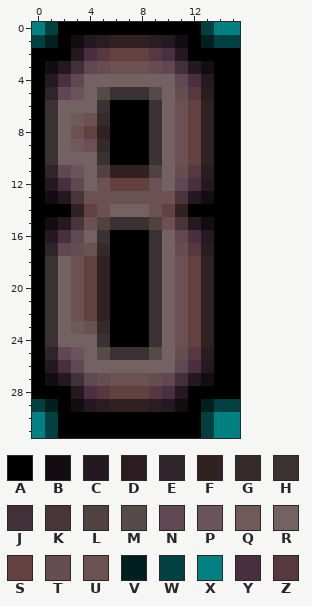
One commit to this pixel-art sprite: Resources/8.png. The picture above is the old version.
The file is 16x32 pixels. Colours within 5 levels of each other are drawn and written as one.
Palette (. is transparent): A #000000  B #130c10  C #251821  D #2b1c21  E #2f2429  F #322121  G #362929  H #3a3132  J #423039  K #483439  L #524142  M #56494a  N #5f4852  P #69555b  Q #6f595b  R #736163  S #634141  T #654d52  U #6b5152  V #002020  W #004040  X #008080  Y #4a2f41  Z #573841
Once edited:
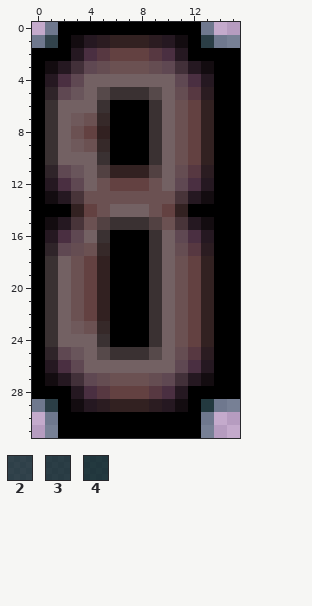
Colours new in this view: 2 #002020be  3 #002020c7  4 #002020d1
The exact change:
colour W: #004040 -> #00404064
Changed rows in their new state; - is a pixel that keeps its letter.
first column x 0:
 0 .-------------..
 1 -2-----------3--
first column x 0:
29 -3-----------4--
30 .-------------..
31 .-------------..
Where, in picture pixels (left, top, right, bottom), the same in both pictures:
changed: (32, 22, 58, 48)
changed: (201, 22, 240, 48)
changed: (32, 399, 58, 438)
changed: (201, 399, 240, 438)
